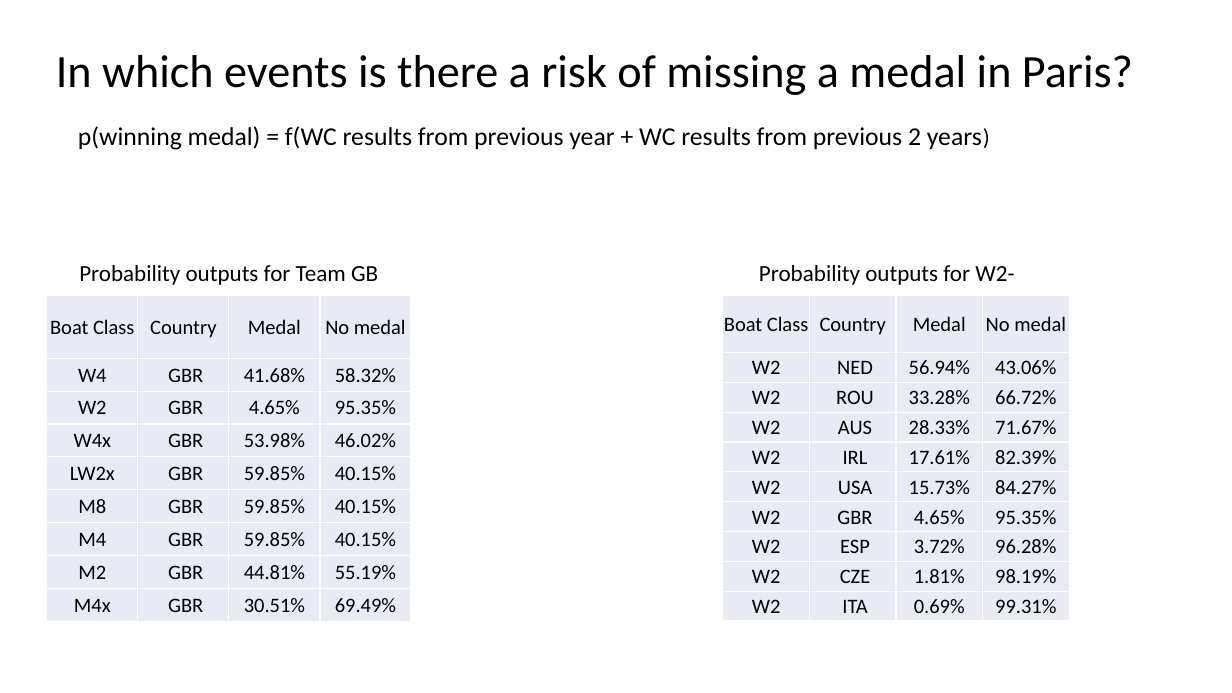
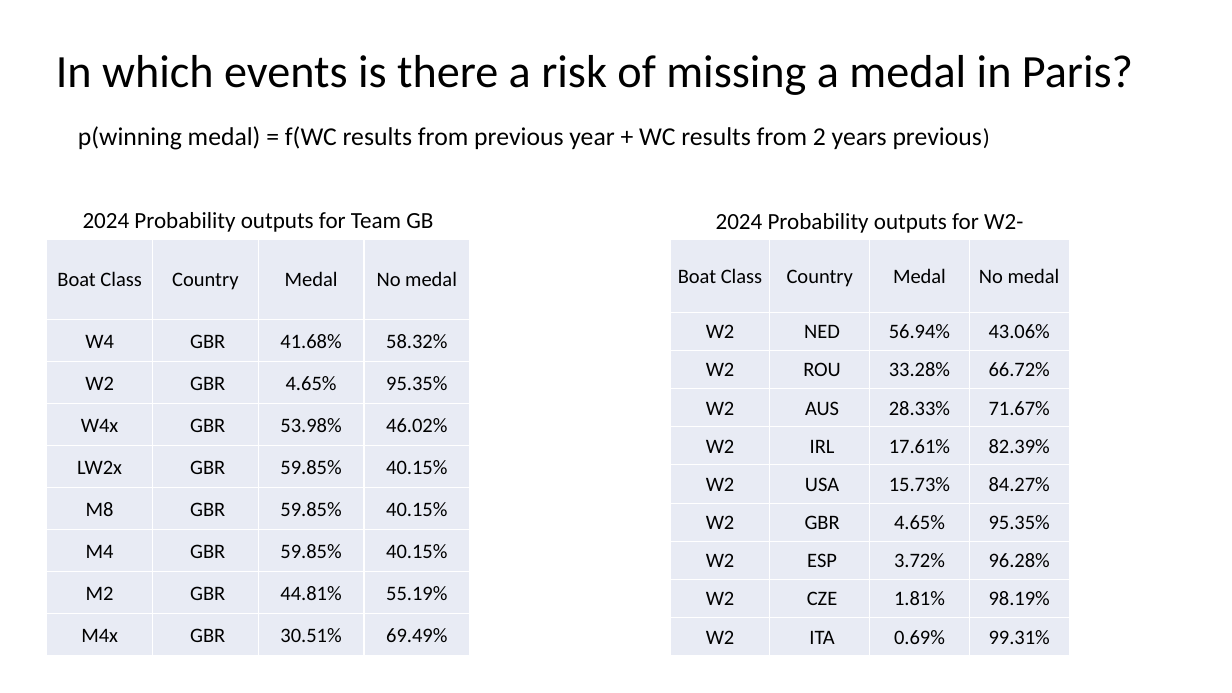
Before and after one commit to simonsuthers/womens-eights-times, a slide deck: slide 2 of UK Sport Presentastion.pptx. Drawn at 1232x693 pixels with LibreOffice and Linux fonts; fonts in the diff are those of the drawing. Boxes give left, top, right and bottom in pixels: in the first picture for what was removed or moved away, otherwise in the second. Text is boxed around its words. In the diff, an @@ line names an element or a change of style, - is before the commit and + after.

Commit message:
Final presentation

```diff
--- a/UK Sport Presentastion.pptx
+++ b/UK Sport Presentastion.pptx
@@ text at (78,126,982,150): text changed @@
-p(winning medal) = f(WC results from previous year + WC results from previous 2 years)
+p(winning medal) = f(WC results from previous year + WC results from 2 years previous)
@@ table: place and size @@
-table at (47,296,413,622)
+table at (47,239,469,656)
@@ text at (83,212,433,232): text changed @@
-Probability outputs for Team GB
+2024 Probability outputs for Team GB
@@ table: place and size @@
-table at (723,296,1070,622)
+table at (670,239,1069,656)
@@ text at (716,213,1023,233): text changed @@
-Probability outputs for W2-
+2024 Probability outputs for W2-
```
Also in this commit, not shown: 3 other slides changed, 2 other files.
